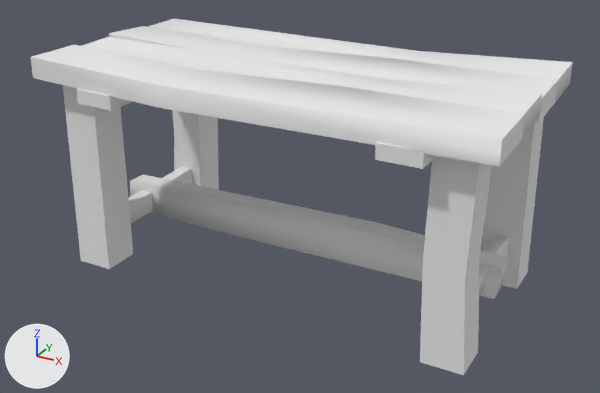
Before and after pictures for a commit that changed the OBJ model media/model/mapmodel/table/lod/tris.obj.
Before and after are seen from a camera (50 mm lens) standing at (1.45, -2.6, 1.62) and looking at (0.03, -0.01, 0.33). Lighting does not change. The marker at lower left points along +X, +Y and +Z. Where no turn or scale is listed for an object, it has been applied to the vertices.

The scene before the commit, as lines of its bpy script (objects in view):
```python
me_tris = bpy.data.meshes.new('tris')
me_tris.from_pydata(...)  # 149 vertices, 222 faces; spans x -0.88..0.9, y -0.43..0.47, z -0.01..0.86
me_tris.materials.append(mat_world_001)  # white #e7e7e7
ob_tris = bpy.data.objects.new('tris', me_tris)
ob_tris.location = (0.0, 0.0, 0.0)
```
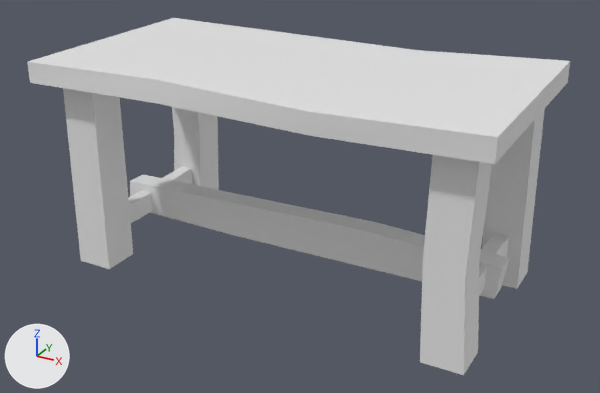
Pixel boxes (x1, y1, x2, y2) of what changed, in the pictures (600 x 393 px; the box of a moved part takes in the faces that stretch with it):
'tris', reshaped: before (30, 19, 573, 375); after (27, 18, 570, 375)
part 1 of me_tris, moved or reshaped: before (109, 26, 558, 123); after (27, 18, 570, 164)
part 2 of me_tris, deleted: before (30, 45, 525, 166)
part 3 of me_tris, deleted: before (148, 19, 573, 102)
part 4 of me_tris, deleted: before (82, 37, 542, 139)
part 5 of me_tris, deleted: before (77, 88, 133, 111)
part 6 of me_tris, deleted: before (375, 142, 433, 169)

Patch to the scene script:
```diff
--- a/media/model/mapmodel/table/lod/tris.obj.py
+++ b/media/model/mapmodel/table/lod/tris.obj.py
@@ me_tris @@
 me_tris.from_pydata(...)  # 149 vertices, 222 faces; spans x -0.88..0.9, y -0.43..0.47, z -0.01..0.86
 # used by ob_tris; location = (0.0, 0.0, 0.0)
-me_tris.materials.append(mat_world_001)  # white #e7e7e7
+# me_tris part 1: the loose piece of 14 vertices spanning x -0.88..0.9, y 0.02..0.23, z 0.75..0.86 is scaled about its middle by (-1, -4.15, 0.997), then moved by (-0.01, -0.11, 0.0)
+# me_tris part 2: the loose piece of 14 vertices spanning x -0.88..0.9, y -0.42..-0.19, z 0.75..0.86 is deleted
+# me_tris part 3: the loose piece of 14 vertices spanning x -0.88..0.9, y 0.24..0.46, z 0.75..0.86 is deleted
+# me_tris part 4: the loose piece of 14 vertices spanning x -0.88..0.9, y -0.19..0.01, z 0.75..0.86 is deleted
+# me_tris part 5: the loose piece of 8 vertices spanning x -0.66..-0.5, y -0.43..0.47, z 0.71..0.77 is deleted
+# me_tris part 6: the loose piece of 8 vertices spanning x 0.52..0.68, y -0.43..0.47, z 0.71..0.77 is deleted
```
